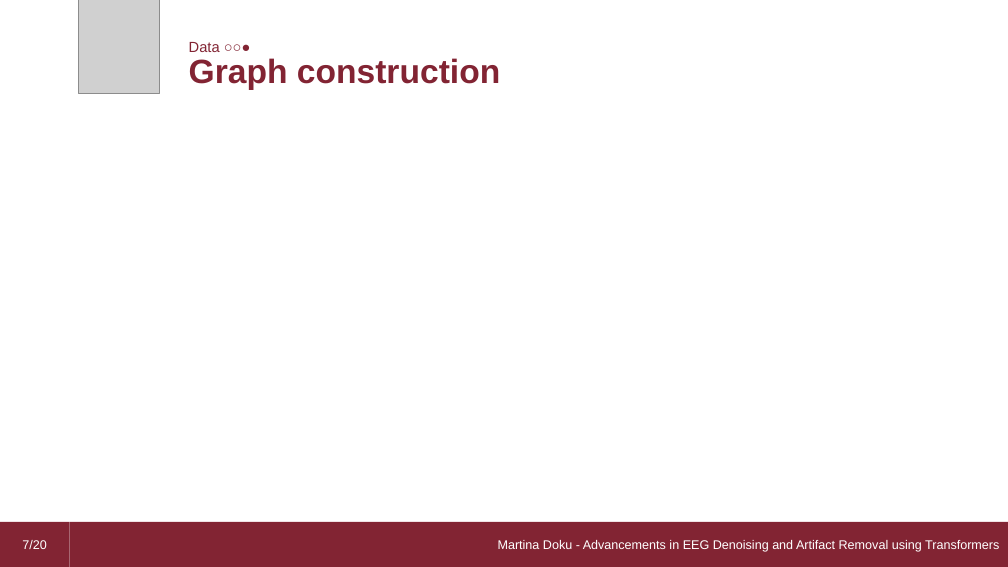
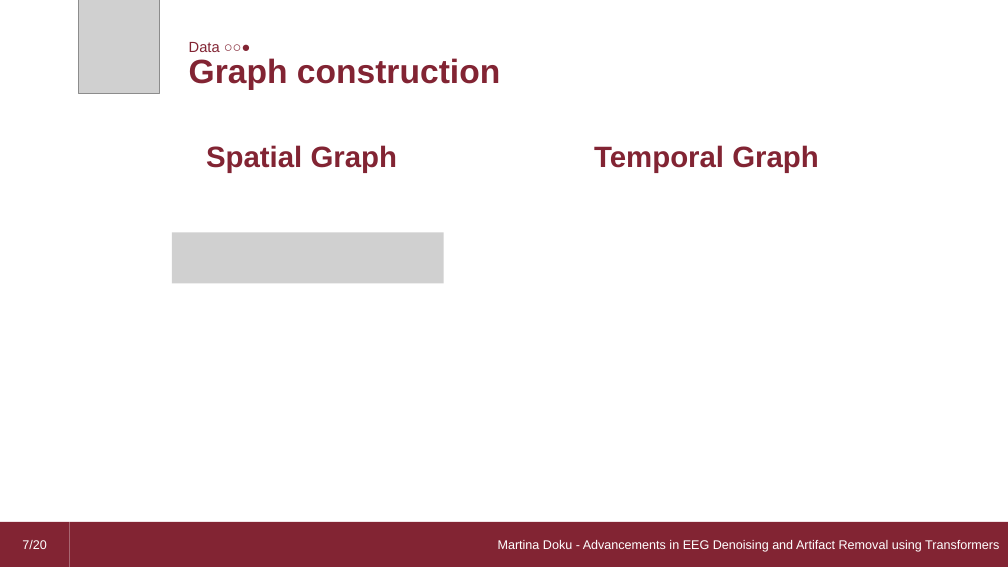
Before and after one commit to dario-loi/foursquare, a slide deck: slide 7 of presentation.pptm. Drawn at 1008x567 pixels with LibreOffice and Linux fonts; fonts in the diff are those of the drawing; grey boxes stand for pictures. Boxes give left, top, right and bottom in pixels: in the first picture for what was removed or moved away, otherwise in the second. Text is boxed around its words. In the diff, an @@ line names an element or a change of style, - is before the commit and + after.

```diff
--- a/presentation.pptm
+++ b/presentation.pptm
@@ text added at (206,145,397,173), 28 pt, text #822433, bold @@
+Spatial Graph
@@ text added at (594,145,818,173), 28 pt, text #822433, bold @@
+Temporal Graph
@@ picture added at (172,232,443,284) @@
```
Also in this commit, not shown: 3 other slides changed.
